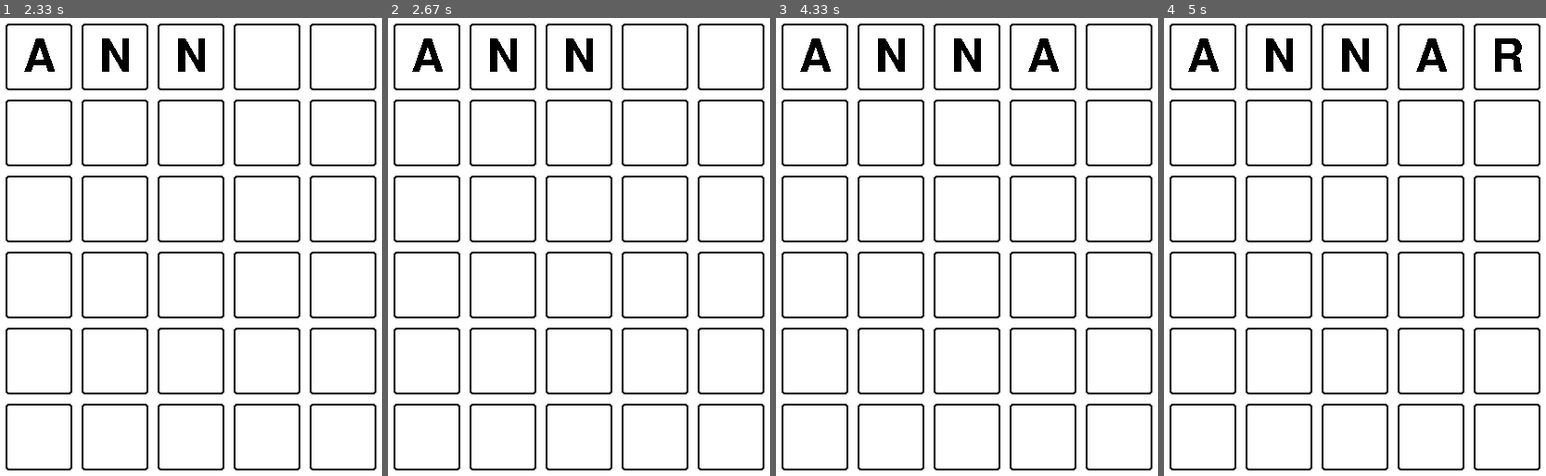
Above: before the commit, frames 1-4 (left to right).
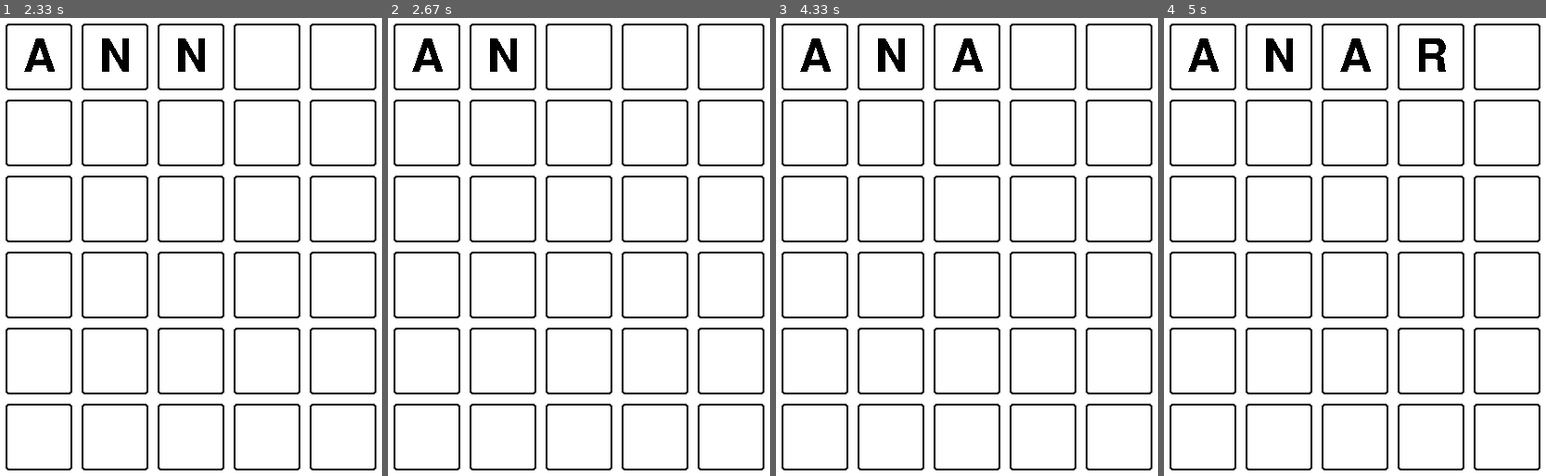
Above: after the commit, the same moments.

Repository: Julka235/Wordle-Project
Game: pygame game, started from main.py
Two runs of this game, one before a commit and one after it. Both use one fixed random seed, a clock stepped at 60 frames per second and the inputs below.
Inputs:
- Up to frame 1 (2.33 s): hold Backspace 0.33-0.8 s; type "a" at 1.98 s; type "nn" at 2.08 s; tap Enter at 2.32 s
- Up to frame 2 (2.67 s): hold Backspace from 2.53 s (still down)
- Up to frame 3 (4.33 s): release Backspace at 3 s; type "a" at 4.18 s; tap Enter at 4.32 s
- Up to frame 4 (5 s): type "r" at 4.73 s; tap Enter at 4.87 s

Frame 1 is identical in both runs. In frame 2, 0.3% of the frame differs, in the area x 46-54%, y 4-12%; in frame 3, 0.6%; in frame 4, 0.9%, in the area x 46-94%, y 4-12%.

Commit message:
backspace

Diff:
--- a/main.py
+++ b/main.py
@@ -78,7 +78,10 @@
                     if ValidWords().is_valid(input):
                         guessed_words.append(input)
                         input = ''
-
+                # handling backspace
+                elif event.key == pygame.K_BACKSPACE:
+                    if len(input) > 0:
+                        input = input[:-1]
                 # get input
                 elif len(input) < WORD_LEN:
                     letter = str(event.unicode.upper())
